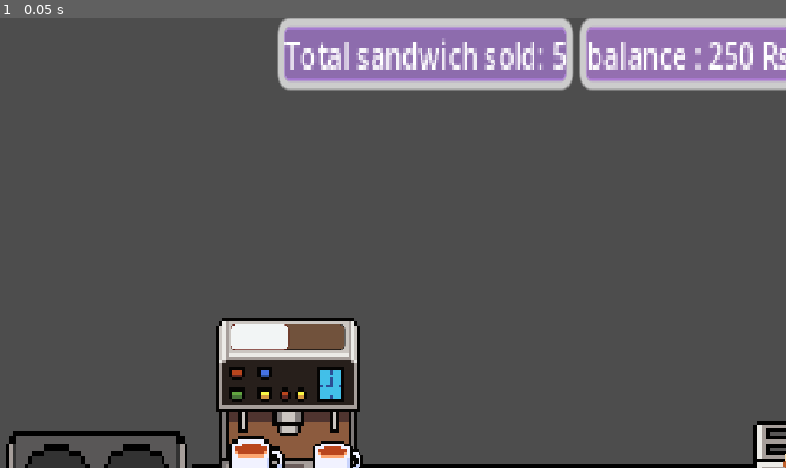
Above: before the commit, frame 1.
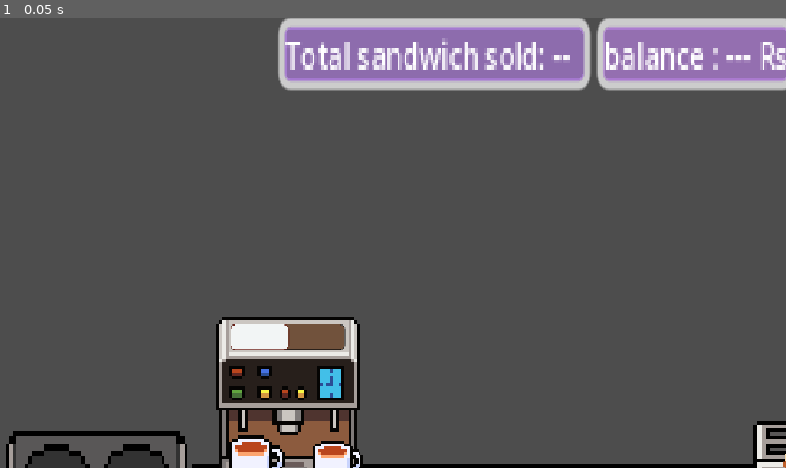
Above: after the commit, the same moment.

Repository: dushyantyadav0303/master-chefs
Game: Godot game, scene res://game.tscn
The game is run twice, just before and just after one commit, with the same random seed, the same clock (stepped at 60 frames per second) and the same inputs. The project has no main scene, so this scene is started directly.
Inputs:
- Up to frame 1 (0.05 s): no input

The runs differ from the first frame. In frame 1, 2.8% of the frame differs, in the area x 27-100%, y 0-100%.
Error after the commit: Parse Error: Expected indented block after "for" block. (res://game.gd:43)

Commit message:
Completed scene and started coding
completed the main Scene and started main code and simultaneously Worked on griller code

Diff:
--- /dev/null
+++ b/game.gd
@@ -0,0 +1,49 @@
+extends Node2D
+
+@onready var plate = $"ingredients layer/plate"
+@onready var griller = $Griller
+
+var item_held = 'none'
+var balance = 0
+var total_sandwich_sold = 0
+
+func _ready():
+	audioserver.set_bus_volume_db(0,-32)
+	$CanvasLayer/HBoxContain/sandwichsoldLabel.text = 'Total sandwiches sold: ' + str(total_sandwich_sold) + "    "
+	$CanvasLayer/HBoxContain/balanceLabel.text = 'Balance' + str(balance) + "rs"
+	$"ingredients layer/cabbage/cabbage Button".pressed.connect(func(): on_ingredient_pressed('cabbage'))
+	$"ingredients layer/chesse/chesse Button".pressed.connect(func(): on_ingredient_pressed('cheese'))
+	$"ingredients layer/corn/corn Button".pressed.connect(func(): on_ingredient_pressed('corn'))
+	$"ingredients layer/ketchup/ketchup Button".pressed.connect(func(): on_ingredient_pressed('ketchup'))
+	$"ingredients layer/mayo/mayo Button".pressed.connect(func(): on_ingredient_pressed('mayo'))
+	$"ingredients layer/bread/Button".pressed.connect(func(): on_ingredient_pressed('bread'))
+	$"ingredients layer/Tomato/tomto Button".pressed.connect(func(): on_ingredient_pressed('tomato'))
+	$"ingredients layer/strawberry jar/jam Button".pressed.connect(func(): on_ingredient_pressed('strawberry jar'))
+	$"ingredients layer/potato/Button".pressed.connect(func(): on_ingredient_pressed('potato'))
+	$"Griller/TextureRect2/Sprite2D".pressed.connect(func(): on_ingredient_pressed('ketchup'))
+
+func on_ingredient_pressed(name: String):
+	if name == 'toast':
+		if not griller.is_busy:
+			griller.start_cooking()
+		return
+	$"ingredients layer/AudioStreamPlayer.play()"
+	plate.add_ingredient(name)
+
+func on_griller_pressed():
+	if griller.burned:
+		griller.reset()
+		return
+	if griller.cooked and not plate.top_toast_added and plate.bottom_toast_added :
+		on_ingredient_pressed("cooked_bread")
+		griller.reset()
+
+func reset_plate() -> void:
+	if $plate/sandwich.get_child_count() > 0:
+		for i in $plate/sandwich.get_children():
+		i.queue_free()
+	plate.stack = []
+	plate.bottom_toast_added = false
+	plate.toast_added = false
+	plate.top_toast_added = false
+	plate.has_cheese = false
--- a/game.tscn
+++ b/game.tscn
@@ -1,6 +1,7 @@
 [gd_scene format=3 uid="uid://cb6v5jlxijimi"]
 
 [ext_resource type="Texture2D" uid="uid://do281alyc2d3w" path="res://assest/sprites/wooden-counter-large.png" id="1_80cx4"]
+[ext_resource type="Script" uid="uid://b3ucn2jnb8e3i" path="res://game.gd" id="1_hb5m1"]
 [ext_resource type="Texture2D" uid="uid://ckgb3qloa7n0a" path="res://assest/sprites/stove.png" id="2_e8heu"]
 [ext_resource type="Texture2D" uid="uid://bhlx8xtuagqj1" path="res://assest/sprites/sink.png" id="3_rvswv"]
 [ext_resource type="Texture2D" uid="uid://w4mfeo0pawbb" path="res://assest/Furniter/7trashcan.png" id="5_7jktm"]
@@ -19,10 +20,8 @@
 [ext_resource type="Texture2D" uid="uid://cypn2866fm5yb" path="res://assest/sprites/toaster.png" id="17_boyg6"]
 [ext_resource type="Texture2D" uid="uid://s48bn3mgh04g" path="res://Dish/Cheese_Salami_Sandwich.png" id="18_rvswv"]
 [ext_resource type="Texture2D" uid="uid://cky0rkewmnqpr" path="res://assest/sprites/coffee-machine.png" id="19_boyg6"]
+[ext_resource type="Script" uid="uid://xij8u4hegkr3" path="res://griller.gd" id="19_x5p1p"]
 [ext_resource type="Texture2D" uid="uid://dcw4ft76n5e7" path="res://assest/sprites/white-mug.png" id="20_e36ub"]
-
-[sub_resource type="AtlasTexture" id="AtlasTexture_fc0e3"]
-region = Rect2(15.676561, 165.85587, 63.875145, 57.482773)
 
 [sub_resource type="StyleBoxFlat" id="StyleBoxFlat_eow3j"]
 bg_color = Color(0.6901961, 0.49411765, 0.8862745, 0.64705884)
@@ -233,8 +232,7 @@
 corner_radius_bottom_left = 6
 
 [node name="main" type="Node2D" unique_id=1064493740]
-
-[node name="clients manager" type="Node2D" parent="." unique_id=951247173]
+script = ExtResource("1_hb5m1")
 
 [node name="station" type="TextureRect" parent="." unique_id=1487010145]
 custom_minimum_size = Vector2(1024, 512)
@@ -259,14 +257,14 @@
 
 [node name="SINK" type="TextureRect" parent="." unique_id=910305288]
 offset_left = 1347.0
-offset_top = 557.0
+offset_top = 554.99994
 offset_right = 1784.0
-offset_bottom = 1167.0
+offset_bottom = 1167.4988
 scale = Vector2(0.6124808, 0.8004267)
 mouse_filter = 2
 texture = ExtResource("3_rvswv")
 
-[node name="TextureRect2" type="TextureRect" parent="SINK" unique_id=1411835388]
+[node name="coffee machine" type="TextureRect" parent="SINK" unique_id=1411835388]
 layout_mode = 0
 offset_left = -1665.3583
 offset_top = -279.85074
@@ -283,11 +281,10 @@
 anchor_top = 0.94200003
 anchor_right = 0.423
 anchor_bottom = 0.94200003
-offset_left = -522.296
-offset_top = -634.416
-offset_right = 1360.704
-offset_bottom = 456.58398
-texture = SubResource("AtlasTexture_fc0e3")
+offset_left = -499.29602
+offset_top = -655.416
+offset_right = 1383.704
+offset_bottom = 435.58398
 
 [node name="HBoxContainer" type="HBoxContainer" parent="CanvasLayer" unique_id=1036594140]
 anchors_preset = -1
@@ -303,26 +300,26 @@
 [node name="sandwich sold" type="Label" parent="CanvasLayer/HBoxContainer" unique_id=893453479]
 layout_mode = 2
 theme_override_styles/normal = SubResource("StyleBoxFlat_eow3j")
-text = "Total sandwich sold: 5"
+text = "Total sandwich sold: --  "
 
 [node name="balance" type="Label" parent="CanvasLayer/HBoxContainer" unique_id=542008686]
 layout_mode = 2
 theme_override_styles/normal = SubResource("StyleBoxFlat_7jktm")
-text = "balance : 250 Rs"
+text = "balance : --- Rs"
 
 [node name="trash bin" type="TextureRect" parent="." unique_id=1495667593]
-offset_left = 1670.0001
-offset_top = 769.0
-offset_right = 1710.0001
-offset_bottom = 821.0
+offset_left = 1611.0001
+offset_top = 758.0
+offset_right = 1651.0001
+offset_bottom = 810.0
 scale = Vector2(4.5919228, 5.287087)
 texture = ExtResource("5_7jktm")
 
 [node name="Button" type="Button" parent="." unique_id=323272408]
-offset_left = 1681.0
-offset_top = 1000.0
-offset_right = 1845.0
-offset_bottom = 1044.0
+offset_left = 1622.0
+offset_top = 982.0
+offset_right = 1786.0
+offset_bottom = 1036.0
 theme_override_colors/font_color = Color(0, 0, 0, 1)
 theme_override_font_sizes/font_size = 32
 theme_override_styles/normal = SubResource("StyleBoxEmpty_7jktm")
@@ -387,7 +384,7 @@
 scale = Vector2(3.278317, 2.7580779)
 texture = ExtResource("7_j5wjh")
 
-[node name="Button" type="Button" parent="ingredients layer/chesse" unique_id=1763868774]
+[node name="chesse button" type="Button" parent="ingredients layer/chesse" unique_id=1763868774]
 layout_mode = 0
 offset_left = 6.4057255
 offset_top = 9.426832
@@ -423,7 +420,7 @@
 offset_bottom = 40.356678
 texture = ExtResource("8_iotsf")
 
-[node name="Button" type="Button" parent="ingredients layer/corn" unique_id=575179152]
+[node name="corn Button" type="Button" parent="ingredients layer/corn" unique_id=575179152]
 layout_mode = 0
 offset_left = 6.9260707
 offset_top = 3.2101288
@@ -451,7 +448,7 @@
 scale = Vector2(4.380934, 4.727255)
 texture = ExtResource("9_lc2xo")
 
-[node name="Button" type="Button" parent="ingredients layer/mayo" unique_id=864802158]
+[node name="mayo Button" type="Button" parent="ingredients layer/mayo" unique_id=864802158]
 layout_mode = 0
 offset_left = 13.695711
 offset_top = 14.807748
@@ -479,7 +476,7 @@
 scale = Vector2(5.642853, 5.0008235)
 texture = ExtResource("10_215e1")
 
-[node name="Button" type="Button" parent="ingredients layer/ketchup" unique_id=325408698]
+[node name="ketchup Button" type="Button" parent="ingredients layer/ketchup" unique_id=325408698]
 layout_mode = 0
 offset_left = 13.645588
 offset_top = 15.997372
@@ -524,7 +521,7 @@
 offset_bottom = 99.96148
 texture = ExtResource("11_7sc4i")
 
-[node name="Button" type="Button" parent="ingredients layer/strawberry jar" unique_id=561986815]
+[node name="jam Button" type="Button" parent="ingredients layer/strawberry jar" unique_id=561986815]
 layout_mode = 0
 offset_left = 47.7421
 offset_top = 36.569912
@@ -552,7 +549,7 @@
 offset_bottom = 852.0
 texture = ExtResource("13_7sc4i")
 
-[node name="Button" type="Button" parent="ingredients layer/potato" unique_id=54497605]
+[node name="potato Button" type="Button" parent="ingredients layer/potato" unique_id=54497605]
 layout_mode = 0
 offset_left = 22.0
 offset_top = 34.0
@@ -571,7 +568,7 @@
 theme_override_styles/focus = SubResource("StyleBoxEmpty_lgcjo")
 text = "potato"
 
-[node name="Tomato" type="TextureRect" parent="." unique_id=1047858127]
+[node name="Tomato" type="TextureRect" parent="ingredients layer" unique_id=1047858127]
 offset_left = 397.0
 offset_top = 787.0
 offset_right = 503.0
@@ -580,7 +577,7 @@
 scale = Vector2(0.64, 0.6)
 texture = SubResource("AtlasTexture_sjobi")
 
-[node name="Tomato" type="TextureRect" parent="Tomato" unique_id=1941617783]
+[node name="Tomato" type="TextureRect" parent="ingredients layer/Tomato" unique_id=1941617783]
 layout_mode = 0
 offset_left = 55.323547
 offset_top = 29.407349
@@ -590,7 +587,7 @@
 scale = Vector2(0.64, 0.6)
 texture = SubResource("AtlasTexture_sjobi")
 
-[node name="Button" type="Button" parent="Tomato" unique_id=1225924816]
+[node name="tomto Button" type="Button" parent="ingredients layer/Tomato" unique_id=1225924816]
 layout_mode = 0
 offset_left = -24.313416
 offset_top = -6.4278564
@@ -611,7 +608,7 @@
 theme_override_styles/focus = SubResource("StyleBoxEmpty_i2p71")
 text = "tomato"
 
-[node name="bread" type="TextureRect" parent="." unique_id=750333128]
+[node name="bread" type="TextureRect" parent="ingredients layer" unique_id=750333128]
 offset_left = 309.53326
 offset_top = 756.0
 offset_right = 366.87885
@@ -620,7 +617,7 @@
 scale = Vector2(1.7700318, 2.0244443)
 texture = ExtResource("7_eow3j")
 
-[node name="Button" type="Button" parent="bread" unique_id=940909559]
+[node name="bread Button" type="Button" parent="ingredients layer/bread" unique_id=940909559]
 layout_mode = 0
 offset_left = 9.262184
 offset_top = 12.62482
@@ -641,10 +638,10 @@
 theme_override_styles/focus = SubResource("StyleBoxEmpty_aa0lp")
 text = "Bread"
 
-[node name="plate" type="Node2D" parent="." unique_id=45250385]
+[node name="plate" type="Node2D" parent="ingredients layer" unique_id=45250385]
 position = Vector2(980, 686)
 
-[node name="TextureRect" type="TextureRect" parent="." unique_id=989871711]
+[node name="Plate pic" type="TextureRect" parent="ingredients layer" unique_id=989871711]
 offset_left = 895.0
 offset_top = 619.0
 offset_right = 1060.0
@@ -653,6 +650,7 @@
 
 [node name="Griller" type="Node2D" parent="." unique_id=2002165796]
 position = Vector2(1192, 661)
+script = ExtResource("19_x5p1p")
 
 [node name="TextureRect2" type="TextureRect" parent="Griller" unique_id=388382325]
 offset_left = -139.0
@@ -662,9 +660,9 @@
 scale = Vector2(1.2522691, 1.1579947)
 texture = ExtResource("17_boyg6")
 
-[node name="Sprite2D" type="Sprite2D" parent="Griller" unique_id=1292561343]
-position = Vector2(-7.0000114, -23.00003)
-scale = Vector2(0.12783168, 0.17723875)
+[node name="Sprite2D" type="Sprite2D" parent="Griller/TextureRect2" unique_id=1292561343]
+position = Vector2(105.40863, 50.086548)
+scale = Vector2(0.10208005, 0.1530566)
 texture = ExtResource("18_rvswv")
 
 [node name="griller button" type="Button" parent="Griller" unique_id=460291194]
@@ -691,7 +689,7 @@
 scale = Vector2(4.0733128, 4.2754)
 texture = ExtResource("20_e36ub")
 
-[node name="Button" type="Button" parent="coffee machine" unique_id=1516104853]
+[node name="coffee Button" type="Button" parent="coffee machine" unique_id=1516104853]
 offset_left = 339.0
 offset_top = 494.0
 offset_right = 528.0
@@ -717,3 +715,24 @@
 theme_override_styles/fill = SubResource("StyleBoxFlat_e36ub")
 value = 50.0
 show_percentage = false
+
+[node name="client" type="Node2D" parent="." unique_id=951247173]
+position = Vector2(1314, 481)
+
+[node name="plateform 1" type="Node2D" parent="client" unique_id=808400845]
+position = Vector2(-130, -10)
+
+[node name="plateform 2" type="Node2D" parent="client" unique_id=953771103]
+position = Vector2(-300, -10)
+
+[node name="plateform 3" type="Node2D" parent="client" unique_id=726636495]
+position = Vector2(-470, -10)
+
+[node name="plateform 4" type="Node2D" parent="client" unique_id=356019058]
+position = Vector2(-640, -10)
+
+[node name="Timer" type="Timer" parent="client" unique_id=64878356]
+wait_time = 10.0
+autostart = true
+
+[node name="AudioStreamPlayer" type="AudioStreamPlayer" parent="." unique_id=1804912475]
--- /dev/null
+++ b/griller.gd
@@ -0,0 +1,38 @@
+extends Node2D
+
+var uncooked_texture = preload("res://assest/sprites/bread.png")
+var cooked_texture =preload("res://Dish/Crispy_Toast.png")
+var burned_texture =preload("res://Dish/Burned_Toast.png")
+
+var is_busy:= false
+var cooked := false
+var burned := false
+var cook_time := 4.0
+
+signal bread_cooked
+
+func start_cooking():
+	if is_busy:
+		return
+	$bread.texture = uncooked_texture
+	$cookingsound.play()
+	is_busy = true
+	cooked = false
+	burned = false
+	await get_tree().create_timer(cook_time).timeout
+	cooked = true
+	$bread.texture =cooked_texture
+	bread_cooked.emit()
+	await get_tree().create_time(cook_time).timeout
+	if is_busy == true and cooked == true:
+		$cookingsound.stop()
+		$burnedsound.play()
+		$bread.texture = burned_texture
+		burned = true
+
+func reset():
+	$cookingsound.stop()
+	$bread.texture = null
+	is_busy = false
+	cooked = false
+	burned = false
Not shown, added: game.gd.uid
Not shown, added: griller.gd.uid
